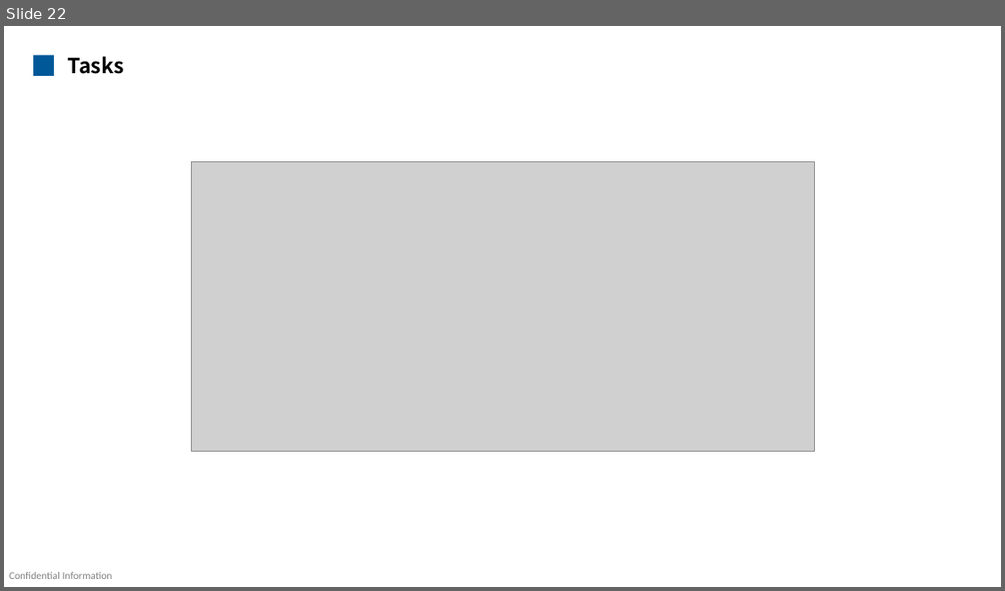
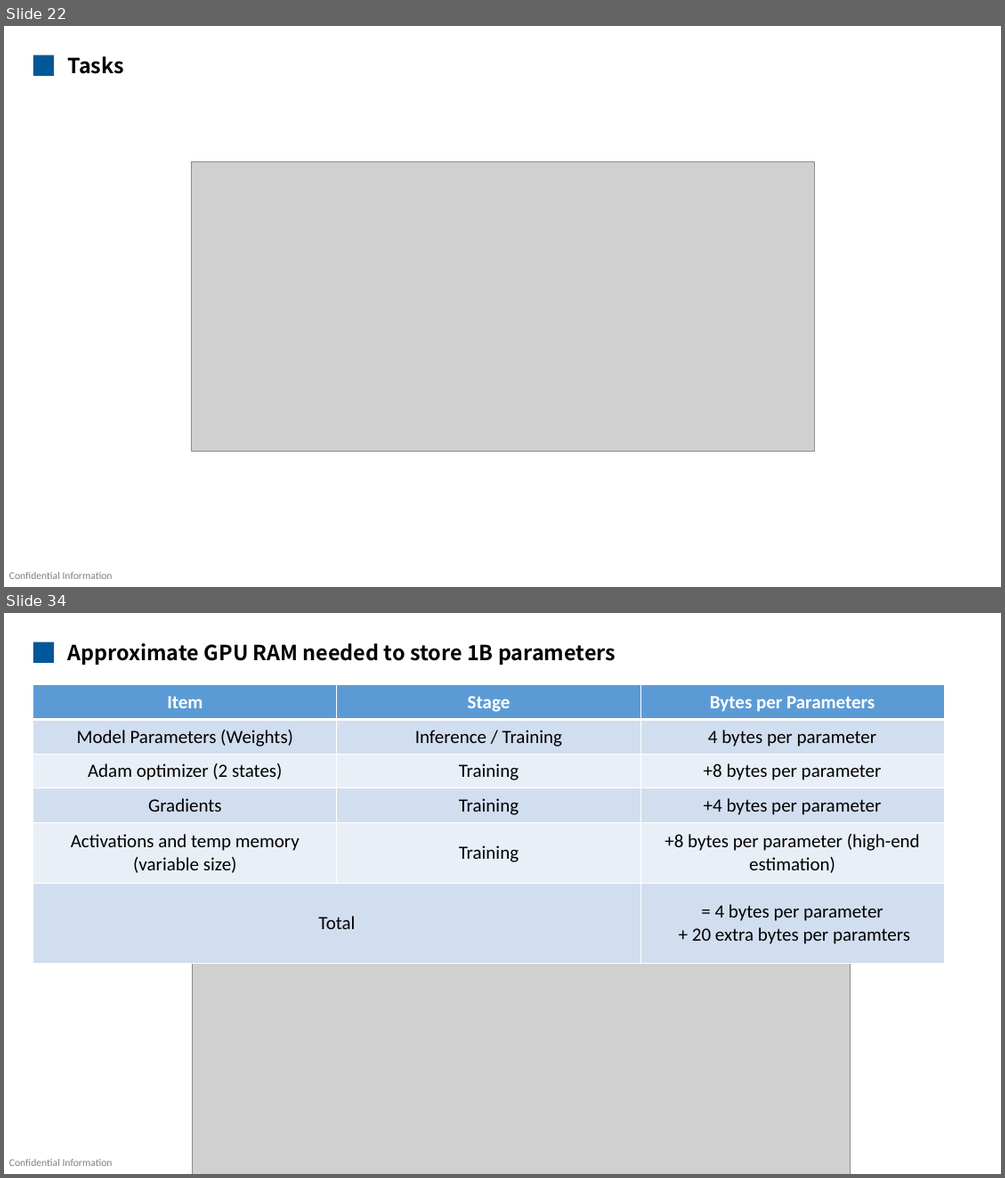
Before and after one commit to mengqinxue/KBase, a slide deck: 01_Data_Scientist/LLM/1-Basics.pptx. Shown one above the other, each under a label of ours: slide 22 before the commit, slides 22 and 34 after it; the slides between them are not shown. The pictures are 1005x591 and 1005x1178 pixels, drawn with LibreOffice and Linux fonts; fonts in the diff are those of the drawing; grey boxes stand for pictures. Boxes give left, top, right and bottom in pixels: in the first picture for what was removed or moved away, otherwise in the second. Text is boxed around its words. In the diff, an @@ line names an element or a change of style, - is before the commit and + after.

```diff
--- a/01_Data_Scientist/LLM/1-Basics.pptx
+++ b/01_Data_Scientist/LLM/1-Basics.pptx
@@ slide 34 added at [4,613,1001,1174], background #FFFFFF; not listed: 1 template element that a slide beside it also shows @@
@@ rectangle added at [33,642,54,663], fill #005898 @@
@@ text added at [67,643,615,665], 20 pt, text #000000, bold @@
+Approximate GPU RAM needed to store 1B parameters
@@ table added at [33,685,944,963], 6 rows, 3 columns @@
+Item | Stage | Bytes per Parameters
+Model Parameters (Weights) | Inference / Training | 4 bytes per parameter
+Adam optimizer (2 states) | Training | +8 bytes per parameter
+Gradients | Training | +4 bytes per parameter
+Activations and temp memory (variable size) | Training | +8 bytes per parameter (high-end estimation)
+Total |  | = 4 bytes per parameter / + 20 extra bytes per paramters
@@ picture added at [193,956,850,1174] @@
```
Also in this commit, not shown: 47 other slides added.
